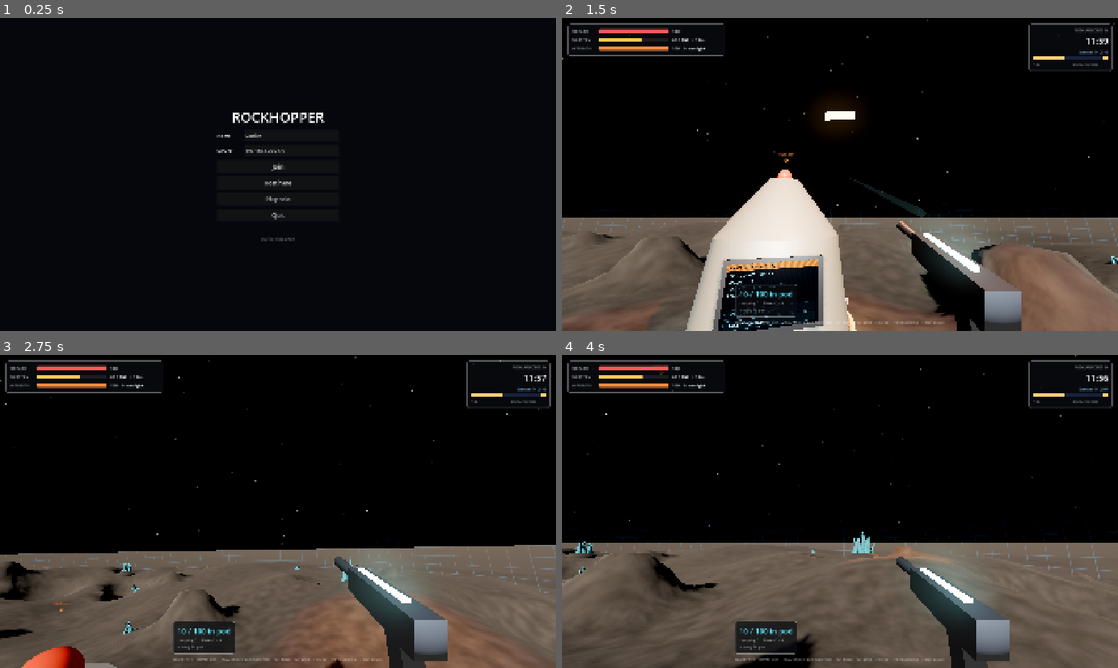
Above: before the commit, frames 1-4 (two rows, left to right).
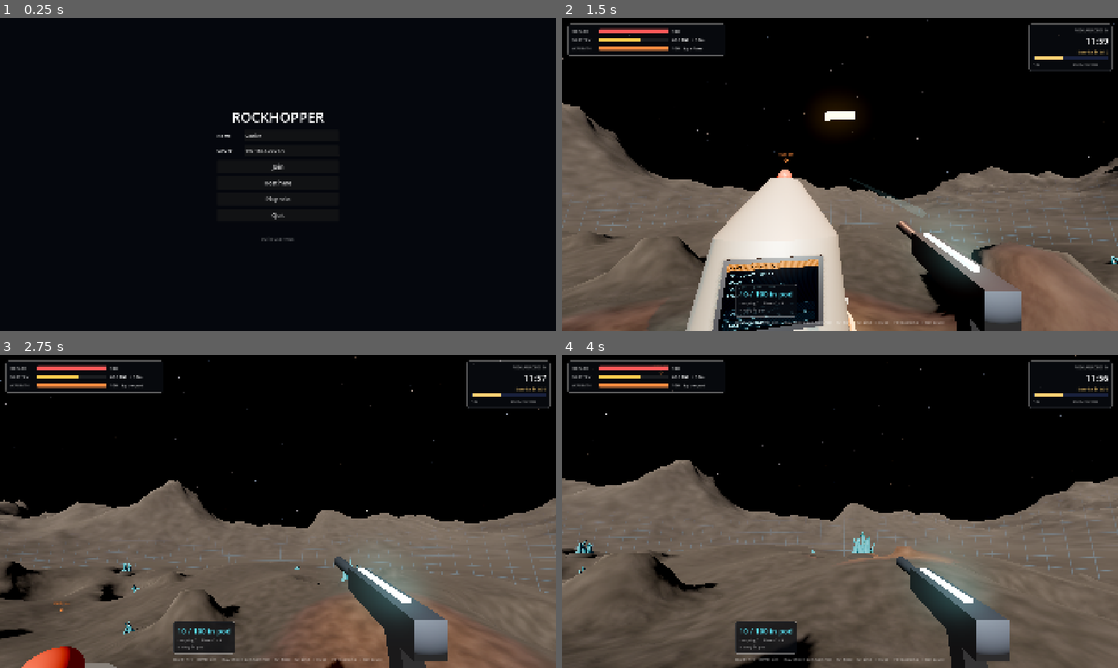
Above: after the commit, the same moments.

Repository: devonbacon/rockhopper
Game: Godot game, scene res://menu/menu.tscn
Same seed, same stepped clock (60 frames per second), same inputs: the game is played once before the commit and once after it.
Inputs (mouse positions are in pixels of both pictures, inside the frame that each line leads up to):
- Up to frame 1 (0.25 s): no input
- Up to frame 2 (1.5 s): click "Play solo" at 0.5 s; tap Enter at 1.25 s; move the mouse to (867, 174) at 1.27 s; hold W from 1.28 s (still down); tap Q at 1.35 s; click (867, 174) at 1.42 s
- Up to frame 3 (2.75 s): keep holding W; tap Space at 1.52, 1.82, 2.27, 2.57 s; move the mouse to (250, 511) at 2.02 s; tap E at 2.1 s
- Up to frame 4 (4 s): keep holding W; move the mouse to (851, 505) at 2.77 s; tap X at 2.85 s; move the mouse to (834, 517) at 3.52 s; tap 1 at 3.6 s; click (834, 517) at 3.67 s; tap Space at 3.77 s

The runs differ from the first frame. In frame 1, less than 0.1% of the frame differs, in the area x 49-53%, y 70-72%; in frame 2, 13%; in frame 3, 12%; in frame 4, 14%, in the area x 0-100%, y 6-60%.

Commit message:
Mountains round the plain, solid to the sun
A ring of ridged mountains from 110 m out to 1.3 km, high in some
directions and low in others, with one giant per map. They have a
collider on the rock layer and the sun's ray now reaches past them, so
their shadows are real darkness: a western range brings dusk early.
Also a yaw= debug arg for aiming screenshots.

Co-Authored-By: Claude Opus 5.5 <noreply@anthropic.com>
Claude-Session: https://claude.ai/code/session_01GNDwwKfCah6tw5scihkDCq

Diff:
--- a/game/game.gd
+++ b/game/game.gd
@@ -1541,7 +1541,7 @@
 ## cabled to a foundry cabled to the pod), lamps=N (around
 ## you), spiders=N (in front of you), plan=N (blueprints round the pod),
 ## flares=N (thrown ahead), ping (25 m ahead),
-## command (in the commander's seat), aim, hammer, pause, pitch=degrees,
+## command (in the commander's seat), aim, hammer, pause, yaw= and pitch=degrees,
 ## and shot=path.png and shot_at=seconds to save a screenshot and quit.
 func _debug_setup() -> void:
 	match _args.get("view", ""):
@@ -1614,6 +1614,8 @@
 		player._switch(&"hammer")
 	if _args.has("pause"):
 		hud.set_paused(true)
+	if _args.has("yaw"):
+		player.rotate_object_local(Vector3.UP, deg_to_rad(float(_args.yaw)))
 	if _args.has("pitch"):
 		player.look(deg_to_rad(float(_args.pitch)))
 	if _args.has("command"):
--- a/world/sun.gd
+++ b/world/sun.gd
@@ -3,7 +3,8 @@
 ## The star, crossing the sky as the rock turns: up in the east, over at
 ## 65 degrees, down in the west, then a night as long as the day. Low in
 ## the sky the hills' shadows run long, so the hollows go dark first and
-## the high ground holds the light longest.
+## the high ground holds the light longest; the mountains round about cast
+## shadows a long way, too.
 
 const DAY := 300.0
 const TILT := deg_to_rad(25.0)
@@ -41,7 +42,7 @@
 	var dir := dir_at(time if is_nan(t) else t)
 	if dir.y <= 0.0:
 		return false
-	var query := PhysicsRayQueryParameters3D.create(p, p + dir * 250.0, Terrain.ROCK_LAYER)
+	var query := PhysicsRayQueryParameters3D.create(p, p + dir * (Terrain.RANGE_FAR + 200.0), Terrain.ROCK_LAYER)
 	return space.intersect_ray(query).is_empty()
 
 
--- a/world/terrain.gd
+++ b/world/terrain.gd
@@ -2,8 +2,10 @@
 extends Node3D
 ## The ground: a round playable area, marked by a blue hologram wall, of
 ## rolling hills, boulders, small craters, and a few caves under it. Past
-## it the hills flatten out into a plain to the horizon. Down is -y
-## everywhere.
+## it the hills flatten out into a plain, ringed further off by mountains
+## you can't reach, high in some directions and low in others, with one
+## giant somewhere. They're solid to the sun, so they cast real shadows:
+## dusk comes early under a range to the west. Down is -y everywhere.
 ##
 ## It's a signed distance field (negative inside rock), sampled on a grid
 ## and meshed once with surface nets into chunks, each with a trimesh
@@ -21,6 +23,12 @@
 const HILLS := 4.0
 const CHUNK := 16
 const ROCK_LAYER := 1
+## The mountains: from the foothills to the far edge, in metres from the
+## middle, and how tall the ranges and the one giant get.
+const RANGE_NEAR := 110.0
+const RANGE_FAR := 1300.0
+const RANGE_HEIGHT := 150.0
+const GIANT_HEIGHT := 320.0
 ## Features are bucketed by where they sit on the ground, this wide.
 const BUCKET := 16.0
 
@@ -61,6 +69,7 @@
 	var field := _sample(origin, cells)
 	_mesh(field, origin, cells)
 	_add_plain()
+	_add_mountains(seed_value)
 	_add_wall()
 	_bake_navigation()
 	generate_ms = Time.get_ticks_msec() - started
@@ -351,6 +360,70 @@
 	add_child(plain)
 
 
+## A ring of ridged mountains on the plain, on a grid of rings spaced out
+## further the further they are, with a collider so the sun's checks see
+## them.
+func _add_mountains(seed_value: int) -> void:
+	var rng := RandomNumberGenerator.new()
+	rng.seed = seed_value + 7
+	var ridges := FastNoiseLite.new()
+	ridges.seed = seed_value + 1
+	ridges.noise_type = FastNoiseLite.TYPE_PERLIN
+	ridges.fractal_type = FastNoiseLite.FRACTAL_RIDGED
+	ridges.fractal_octaves = 5
+	ridges.frequency = 0.0035
+	var ranges := FastNoiseLite.new()
+	ranges.seed = seed_value + 2
+	ranges.frequency = 0.9
+	var giant_angle := rng.randf() * TAU
+	var giant := Vector2(cos(giant_angle), sin(giant_angle)) * rng.randf_range(320.0, 480.0)
+	var giant_width := rng.randf_range(110.0, 160.0)
+	var rings := 70
+	var segments := 240
+	var heights := PackedFloat32Array()
+	var points := PackedVector3Array()
+	for i in rings + 1:
+		var r := RANGE_NEAR * pow(RANGE_FAR / RANGE_NEAR, i / float(rings))
+		var rise := smoothstep(RANGE_NEAR, RANGE_NEAR + 160.0, r) * (1.0 - smoothstep(RANGE_FAR * 0.75, RANGE_FAR, r) * 0.6)
+		for j in segments:
+			var angle := TAU * j / segments
+			var flat := Vector2(cos(angle), sin(angle)) * r
+			# How high the range is this way round: some directions open,
+			# some walled in.
+			var tall := clampf(0.55 + 0.6 * ranges.get_noise_2d(cos(angle), sin(angle)), 0.1, 1.0)
+			var ridge := clampf(0.5 + 0.5 * ridges.get_noise_2d(flat.x, flat.y), 0.0, 1.0)
+			var h := RANGE_HEIGHT * tall * rise * ridge * ridge
+			var peak := exp(-flat.distance_squared_to(giant) / (giant_width * giant_width))
+			h += GIANT_HEIGHT * peak * (0.75 + 0.25 * ridge)
+			points.push_back(Vector3(flat.x, h - 0.5 * (1.0 - rise), flat.y))
+	var tool := SurfaceTool.new()
+	tool.begin(Mesh.PRIMITIVE_TRIANGLES)
+	for i in rings:
+		for j in segments:
+			var a := i * segments + j
+			var b := i * segments + (j + 1) % segments
+			var c := a + segments
+			var d := b + segments
+			for k in [a, c, b, b, c, d]:
+				tool.add_vertex(points[k])
+	tool.generate_normals()
+	var mesh := tool.commit()
+	var mountains := MeshInstance3D.new()
+	mountains.mesh = mesh
+	var material := _rock_material()
+	material.uv1_scale = Vector3.ONE * 0.012
+	material.albedo_color = Color(0.5, 0.46, 0.42)
+	mountains.material_override = material
+	add_child(mountains)
+	var body := StaticBody3D.new()
+	body.collision_layer = ROCK_LAYER
+	body.collision_mask = 0
+	var shape := CollisionShape3D.new()
+	shape.shape = mesh.create_trimesh_shape()
+	body.add_child(shape)
+	add_child(body)
+
+
 ## The edge of the playable area: a hologram wall, brighter as you near it.
 func _add_wall() -> void:
 	var cylinder := CylinderMesh.new()
Not shown, changed: README.md
